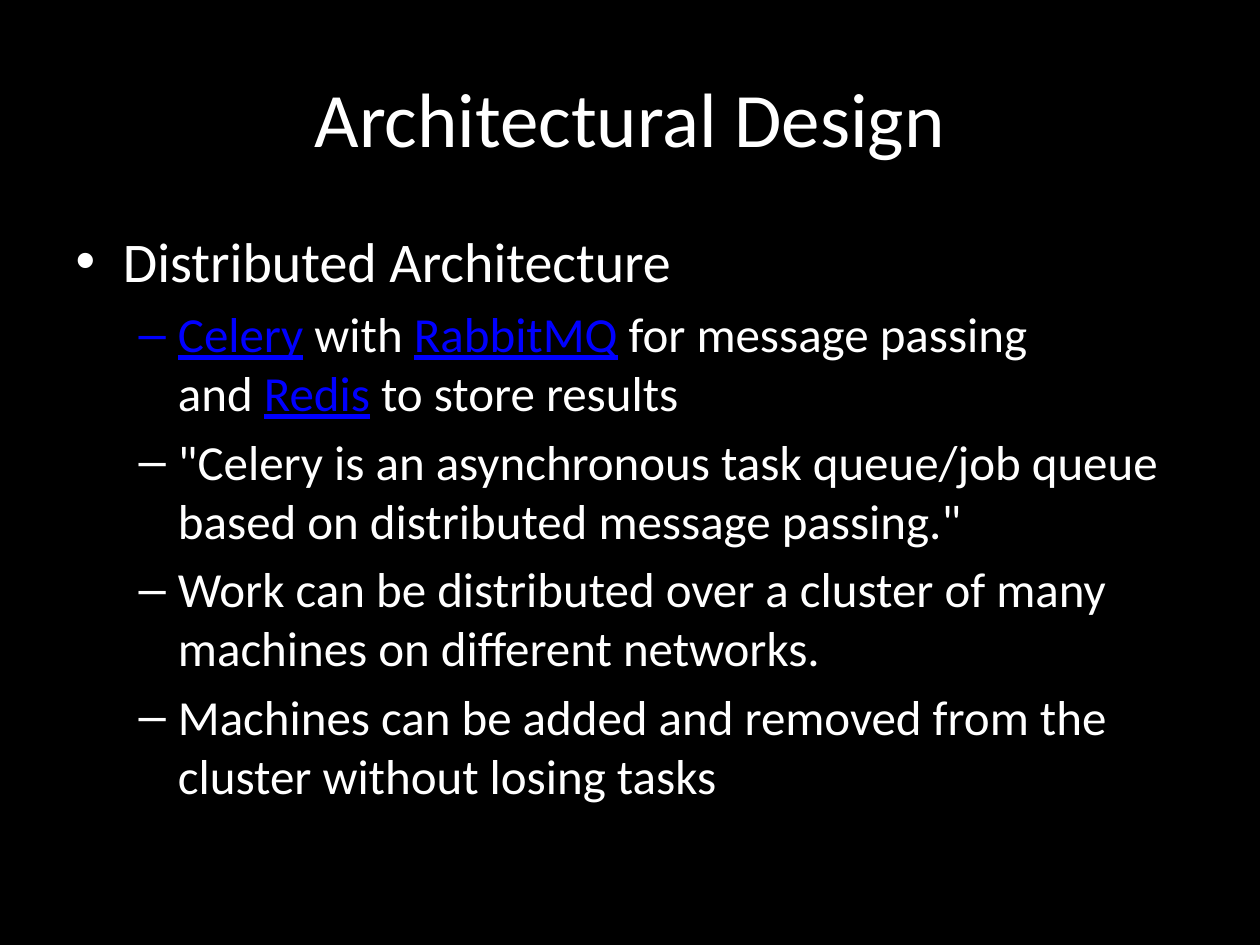
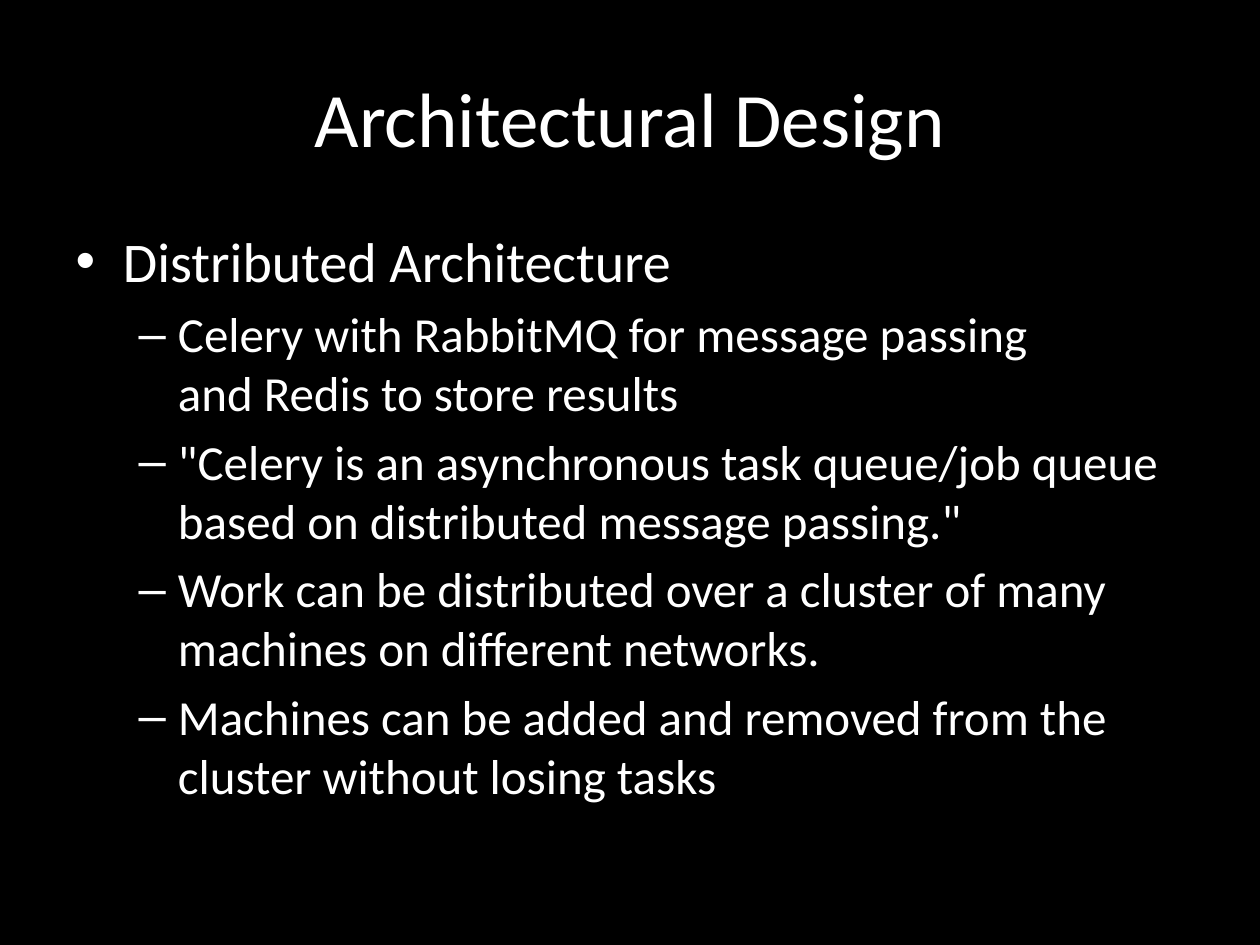
Before and after one commit to chrissorchard/malucrawl, a slide deck: slide 7 of doc/pres1/wk4-progress.pptx. Drawn at 1260x945 pixels with LibreOffice and Linux fonts; fonts in the diff are those of the drawing; background and template pictures are left out. Boxes give left, top, right and bottom in pixels: in the first picture for what was removed or moved away, otherwise in the second. Text is boxed around its words. In the diff, an @@ line names an element or a change of style, - is before the commit and + after.

Commit message:
Added intro to slide set, also time issues
Beginning to re-format slides to a finished standard

```diff
--- a/doc/pres1/wk4-progress.pptx
+++ b/doc/pres1/wk4-progress.pptx
@@ text at bbox=[178, 318, 1027, 412]: text colour #0000FF to #FFFFFF, underline off in "Celery RabbitMQ Redis" @@
```
Also in this commit, not shown: 7 other slides changed.
